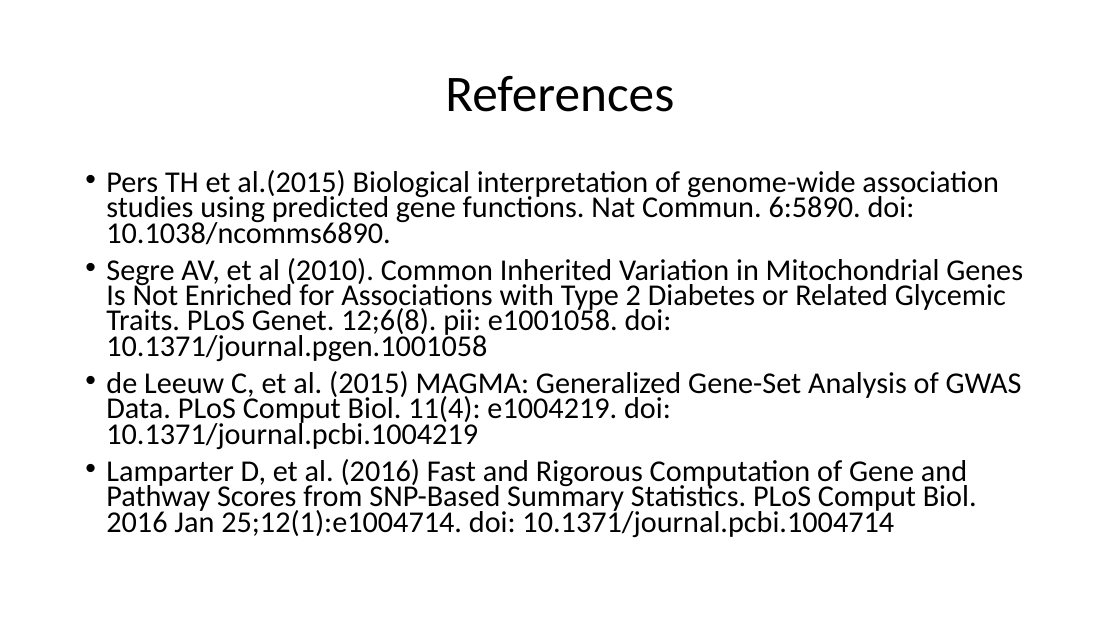
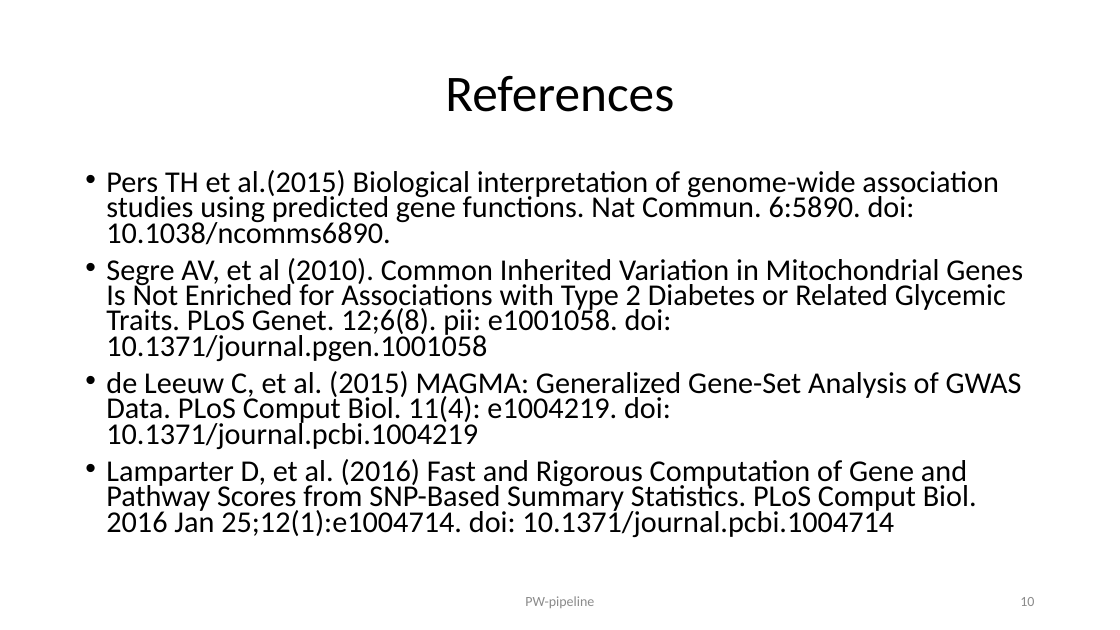
Before and after one commit to jinghuazhao/PW-pipeline, a slide deck: slide 10 of README.pptx (slide 6 before the commit). Drawn at 1120x630 pixels with LibreOffice and Linux fonts; fonts in the diff are those of the drawing. Boxes give left, top, right and bottom in pixels: in the first picture for what was removed or moved away, otherwise in the second. Text is boxed around its words. In the diff, an @@ line names an element or a change of style, - is before the commit and + after.

```diff
--- a/README.pptx
+++ b/README.pptx
@@ text added at [525, 596, 594, 608], 12 pt, text #8C8C8C @@
+PW-pipeline
@@ page number added at [1020, 597, 1034, 606], 12 pt, text #8C8C8C @@
+10
```
Also in this commit, not shown: 5 other slides changed, 4 slides added, 1 slide removed.
